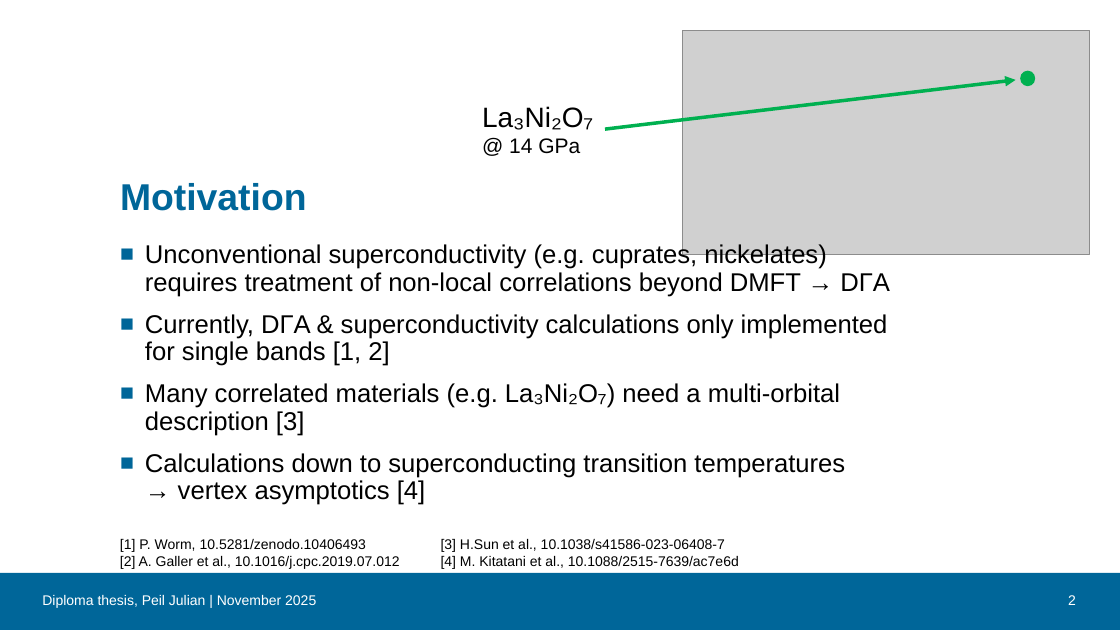
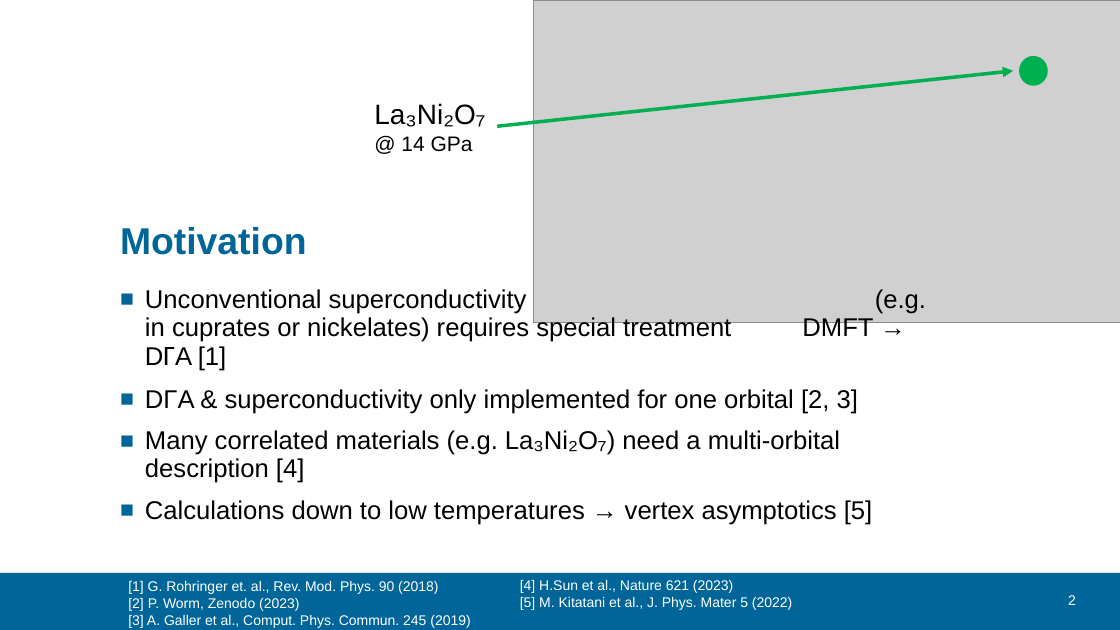
Before and after one commit to Julpe/MasterThesis, a slide deck: slide 2 of Chapters/Diploma_thesis_presentation.pptx. Drawn at 1120x630 pixels with LibreOffice and Linux fonts; fonts in the diff are those of the drawing; grey boxes stand for pictures; background and template pictures are left out. Boxes give left, top, right and bottom in pixels: in the first picture for what was removed or moved away, otherwise in the second. Text is boxed around its words. In the diff, an @@ line names an element or a change of style, - is before the commit and + after.

Commit message:
Added updated diploma thesis presentation

```diff
--- a/Chapters/Diploma_thesis_presentation.pptx
+++ b/Chapters/Diploma_thesis_presentation.pptx
@@ picture: place and size @@
-picture at <box>683,30,1091,254</box>
+picture at <box>534,0,1120,322</box>
@@ ellipse: place and size @@
-ellipse at <box>1021,71,1036,87</box>
+ellipse at <box>1019,56,1048,86</box>
@@ arrow moved from (605, 129) - (1016, 80) to (497, 126) - (1013, 71) @@
@@ text "La₃Ni₂O₇": place and size @@
-text "La₃Ni₂O₇" at <box>482,106,593,154</box>
+text "La₃Ni₂O₇" at <box>374,103,485,152</box>
@@ title "Motivation": place and size @@
-title "Motivation" at <box>120,183,306,211</box>
+title "Motivation" at <box>120,227,306,255</box>
@@ text at <box>145,289,873,525</box>: text changed @@
-■ Unconventional superconductivity (e.g. cuprates, nickelates) requires treatment of non-local correlations beyond DMFT → DΓA
-■ Currently, DΓA & superconductivity calculations only implemented for single bands [1, 2]
-■ Many correlated materials (e.g. La₃Ni₂O₇) need a multi-orbital description [3]
-■ Calculations down to superconducting transition temperatures → vertex asymptotics [4]
+■ Unconventional superconductivity (e.g. in cuprates or nickelates) requires special treatment DMFT → DΓA [1]
+■ DΓA & superconductivity only implemented for one orbital [2, 3]
+■ Many correlated materials (e.g. La₃Ni₂O₇) need a multi-orbital description [4]
+■ Calculations down to low temperatures → vertex asymptotics [5]
@@ text removed at <box>120,539,400,569</box> @@
-[1] P. Worm, 10.5281/zenodo.10406493
-[2] A. Galler et al., 10.1016/j.cpc.2019.07.012
@@ text removed at <box>42,595,316,608</box> @@
-Diploma thesis, Peil Julian | November 2025
@@ text added at <box>128,581,470,628</box>, 12 pt, text #FFFFFF @@
+[1] G. Rohringer et. al., Rev. Mod. Phys. 90 (2018)
+[2] P. Worm, Zenodo (2023)
+[3] A. Galler et al., Comput. Phys. Commun. 245 (2019)
@@ text at <box>520,580,792,610</box>: text changed; text colour #000000 to #FFFFFF @@
-[3] H.Sun et al., 10.1038/s41586-023-06408-7
-[4] M. Kitatani et al., 10.1088/2515-7639/ac7e6d
+[4] H.Sun et al., Nature 621 (2023)
+[5] M. Kitatani et al., J. Phys. Mater 5 (2022)
```
Also in this commit, not shown: 3 other slides changed, 2 slides added, 1 slide removed, 2 other files.
